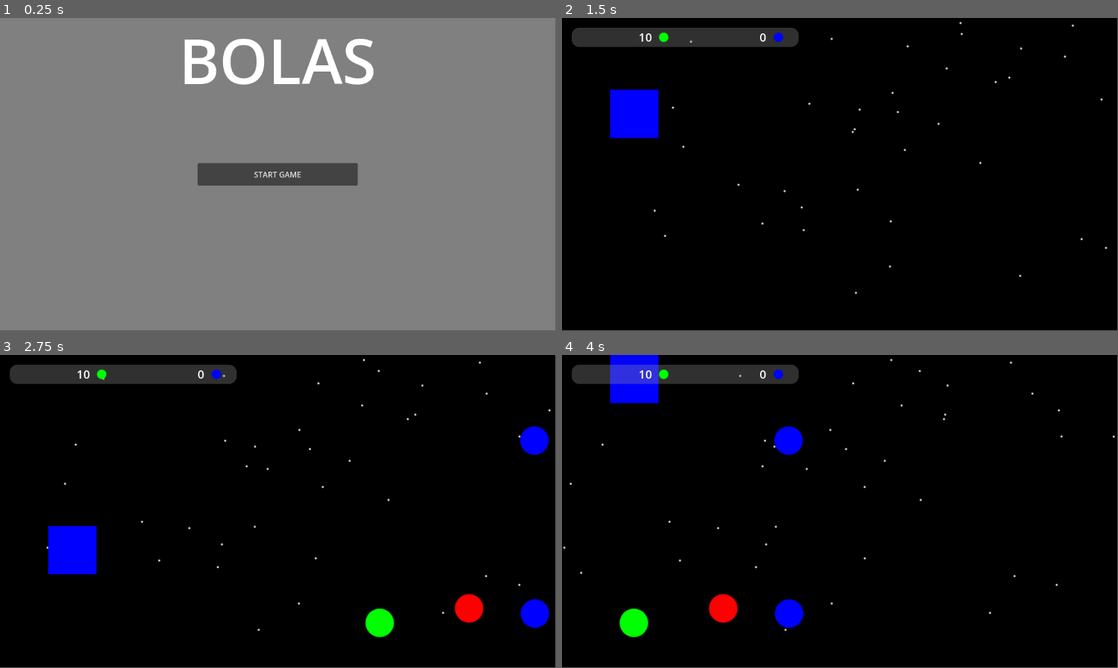
Above: before the commit, frames 1-4 (two rows, left to right).
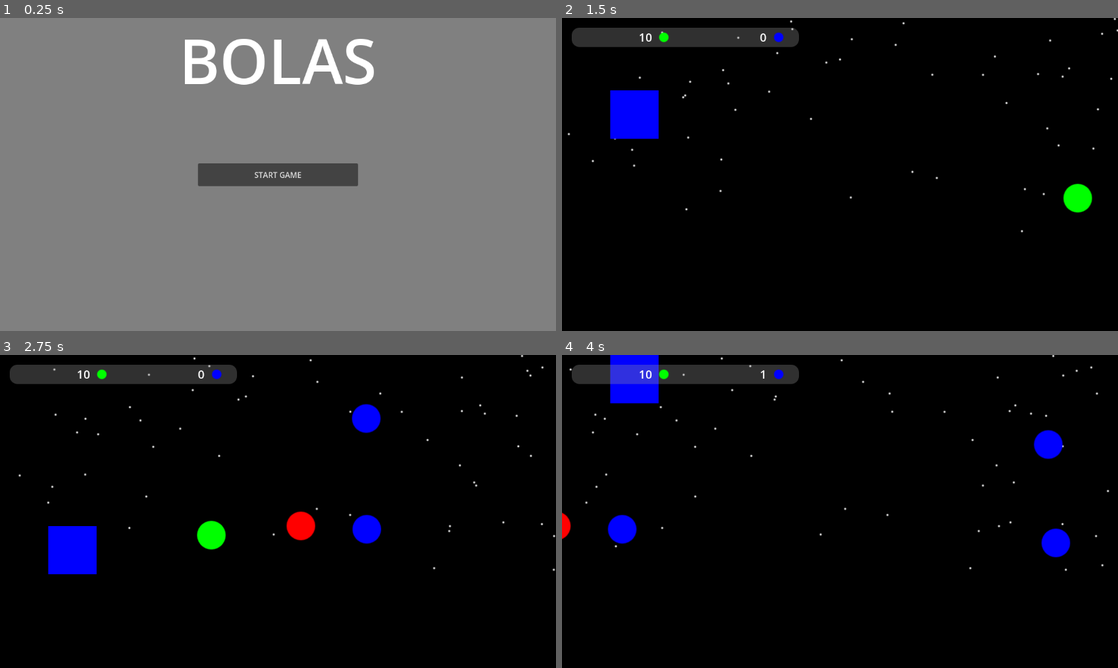
Above: after the commit, the same moments.

Repository: Bolgeg/godot_bolas
Game: Godot game, scene res://full_game.tscn
The game is run twice, just before and just after one commit, with the same random seed, the same clock (stepped at 60 frames per second) and the same inputs.
Inputs:
- Up to frame 1 (0.25 s): no input
- Up to frame 2 (1.5 s): click "START GAME" at 0.5 s; hold W (move_up) from 1.28 s (still down)
- Up to frame 3 (2.75 s): release W (move_up) at 2.03 s; hold S (move_down) from 2.03 s (still down)
- Up to frame 4 (4 s): release S (move_down) at 2.78 s; hold W (move_up) from 2.78 s (still down)
In our replay, the window is 799x449 before the commit and 800x450 after it. These sizes can differ from the game's own. Grey fills any space a smaller window leaves; there, only what the larger window draws over its background counts as a difference.

The runs differ from the first frame. In frame 1, 0.5% of the frame differs, in the area x 33-68%, y 6-54%; in frame 2, 0.9%; in frame 3, 3.5%, in the area x 3-100%, y 0-91%; in frame 4, 3.3%.

Commit message:
Add gray balls that have magnet effect

Diff:
--- a/ball.gd
+++ b/ball.gd
@@ -16,14 +16,23 @@
 	"yellow":Color(1,1,0,1),
 	"gray":Color(0.5,0.5,0.5,1),
 }
+const BALL_MAGNET_ATTRACTION:={
+	"red":-1,
+	"green":1,
+	"blue":1,
+	"yellow":0,
+	"gray":0,
+}
 
 const INITIAL_SPEED:=500.0
 var speed:=INITIAL_SPEED
 
+var relative_velocity:=Vector2(0,0)
+
 var type:=BALL_TYPES[0]
 
 func _physics_process(_delta: float) -> void:
-	velocity=Vector2(-speed,0)
+	velocity=Vector2(-speed,0)+relative_velocity
 	move_and_slide()
 
 	var bodies=%Area2D.get_overlapping_bodies()
@@ -39,6 +48,20 @@
 func update_speed(factor: float):
 	speed=INITIAL_SPEED*factor
 
+func update_magnet_effect(delta: float,player_position: Vector2,game_speed: float):
+	const MAGNET_ACCELERATION:=100000000.0
+	const MAGNET_EFFECT_MAX_DISTANCE:=1000.0
+
+	var distance=global_position.distance_to(player_position)
+	if distance<=MAGNET_EFFECT_MAX_DISTANCE:
+		var direction=(player_position-global_position).normalized()*BALL_MAGNET_ATTRACTION[type]
+		var acceleration=direction*MAGNET_ACCELERATION*game_speed/(distance*distance)
+		relative_velocity+=acceleration*delta
+
+		var relative_velocity_x_limit=speed*0.9
+		if relative_velocity.x>relative_velocity_x_limit:
+			relative_velocity.x=relative_velocity_x_limit
+
 func set_type(newType: String):
 	if newType in BALL_TYPES:
 		type=newType
--- a/balls.gd
+++ b/balls.gd
@@ -42,6 +42,10 @@
 	for ball in get_children():
 		ball.update_speed(factor)
 
+func update_magnet_effect(delta: float,player_position: Vector2,game_speed: float):
+	for ball in get_children():
+		ball.update_magnet_effect(delta,player_position,game_speed)
+
 func get_random_ball_type():
 	var ball_probabilities=get_ball_probabilities()
 	var x=randf()
--- a/game.gd
+++ b/game.gd
@@ -9,6 +9,10 @@
 const GAME_SPEED_FACTOR_SLOW:=0.25
 const GAME_SPEED_FACTOR_NORMAL:=1.0
 var game_speed_factor:=GAME_SPEED_FACTOR_NORMAL
+
+var game_speed:=1.0
+
+var magnet_mode:=false
 
 func _ready() -> void:
 	%PauseScreen.visible=false
@@ -36,13 +40,21 @@
 		update_game_speed()
 		update_game_progress()
 
+func _physics_process(delta: float) -> void:
+	if not lost and not paused:
+		if magnet_mode:
+			update_magnet_effect(delta)
+
+func update_magnet_effect(delta: float):
+	%Balls.update_magnet_effect(delta*game_speed_factor,%Player.global_position,game_speed)
+
 func update_game_speed():
-	const MAX_GAME_SPEED:=10.0
-	const MAX_GAME_TIME_FOR_SPEED:=300.0
+	const MAX_GAME_SPEED:=4.0
+	const MAX_GAME_TIME_FOR_SPEED:=240.0
 	var speed_progress=game_time/MAX_GAME_TIME_FOR_SPEED
 	if speed_progress>1:
 		speed_progress=1
-	var game_speed=pow(MAX_GAME_SPEED,speed_progress)
+	game_speed=pow(MAX_GAME_SPEED,speed_progress)
 	update_speed_of_objects(game_speed)
 
 func update_game_progress():
@@ -77,3 +89,14 @@
 
 func _on_slow_down_timer_timeout() -> void:
 	game_speed_factor=GAME_SPEED_FACTOR_NORMAL
+
+func _on_player_game_magnet_mode_triggered() -> void:
+	if %MagnetModeTimer.is_stopped():
+		%SfxMagnet.play()
+	else:
+		%SfxMagnetRecatch.play()
+	%MagnetModeTimer.start()
+	magnet_mode=true
+
+func _on_magnet_mode_timer_timeout() -> void:
+	magnet_mode=false
--- a/game.tscn
+++ b/game.tscn
@@ -8,6 +8,8 @@
 [ext_resource type="Texture2D" uid="uid://ccx48p1ih4ej7" path="res://img/green_circle.png" id="4_7jktm"]
 [ext_resource type="AudioStream" uid="uid://cx50ob7f6nmmj" path="res://sfx/slowdown.wav" id="7_j5wjh"]
 [ext_resource type="AudioStream" uid="uid://cbcw0v0l2a27l" path="res://sfx/slowdown_recatch.wav" id="8_vef74"]
+[ext_resource type="AudioStream" uid="uid://c5ec0ikt42ig4" path="res://sfx/magnet.wav" id="9_hve3p"]
+[ext_resource type="AudioStream" uid="uid://i5kptysqkmsj" path="res://sfx/magnet_recatch.wav" id="10_mfdv2"]
 
 [sub_resource type="RectangleShape2D" id="RectangleShape2D_80nbo"]
 size = Vector2(1333, 141)
@@ -131,6 +133,19 @@
 unique_name_in_owner = true
 stream = ExtResource("8_vef74")
 
+[node name="SfxMagnet" type="AudioStreamPlayer" parent="Objects/Sfx"]
+unique_name_in_owner = true
+stream = ExtResource("9_hve3p")
+
+[node name="SfxMagnetRecatch" type="AudioStreamPlayer" parent="Objects/Sfx"]
+unique_name_in_owner = true
+stream = ExtResource("10_mfdv2")
+
+[node name="MagnetModeTimer" type="Timer" parent="Objects"]
+unique_name_in_owner = true
+wait_time = 10.0
+one_shot = true
+
 [node name="PauseScreen" type="Node2D" parent="."]
 unique_name_in_owner = true
 visible = false
@@ -149,5 +164,7 @@
 text = "PAUSED"
 horizontal_alignment = 1
 
+[connection signal="game_magnet_mode_triggered" from="Objects/Player" to="." method="_on_player_game_magnet_mode_triggered"]
 [connection signal="game_slow_down_triggered" from="Objects/Player" to="." method="_on_player_game_slow_down_triggered"]
 [connection signal="timeout" from="Objects/SlowDownTimer" to="." method="_on_slow_down_timer_timeout"]
+[connection signal="timeout" from="Objects/MagnetModeTimer" to="." method="_on_magnet_mode_timer_timeout"]
--- a/player.gd
+++ b/player.gd
@@ -1,6 +1,7 @@
 extends CharacterBody2D
 
 signal game_slow_down_triggered
+signal game_magnet_mode_triggered
 
 const INITIAL_SPEED:=500.0
 var speed:=INITIAL_SPEED
@@ -47,4 +48,4 @@
 	elif ball_type=="yellow":
 		game_slow_down_triggered.emit()
 	elif ball_type=="gray":
-		pass
+		game_magnet_mode_triggered.emit()
--- a/project.godot
+++ b/project.godot
@@ -14,6 +14,10 @@
 run/main_scene="uid://cu2wyei7c1wi3"
 config/features=PackedStringArray("4.4", "Forward Plus")
 config/icon="res://icon.svg"
+
+[display]
+
+window/stretch/mode="viewport"
 
 [input]
 
Not shown: 1 places in game.tscn that only renumber resources
Not shown, added: sfx/magnet.wav.import
Not shown, added: sfx/magnet_recatch.wav.import
Not shown, added: sfx/magnet.wav
Not shown, added: sfx/magnet_recatch.wav
